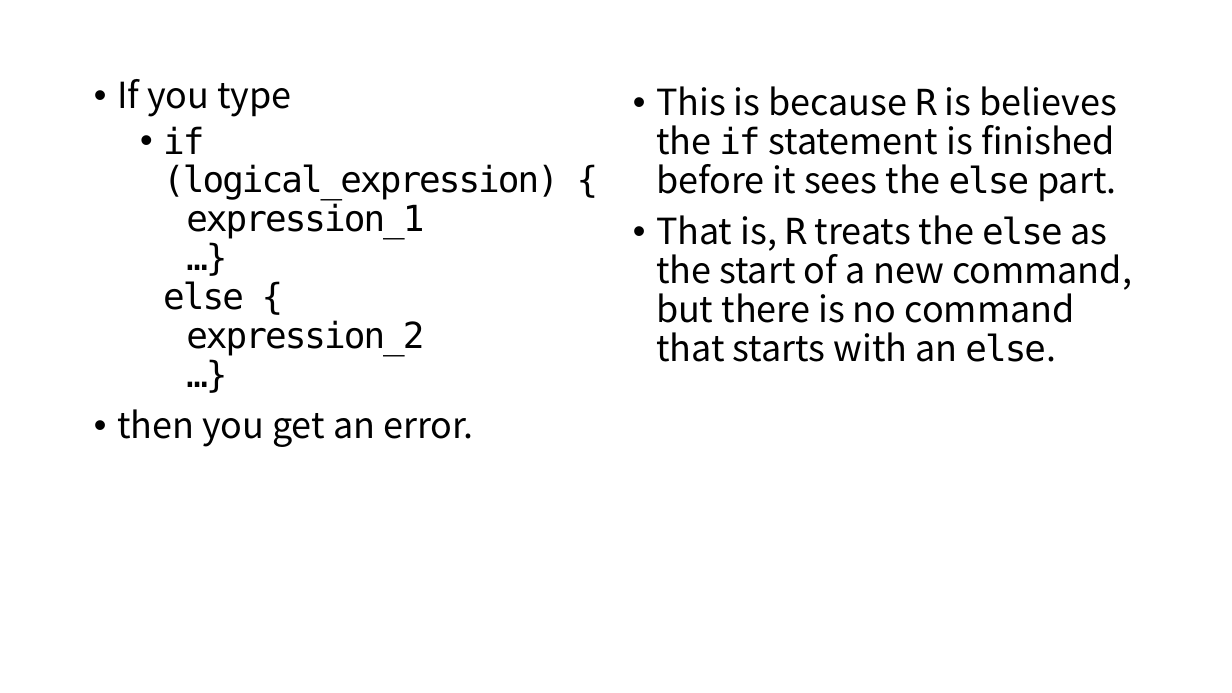
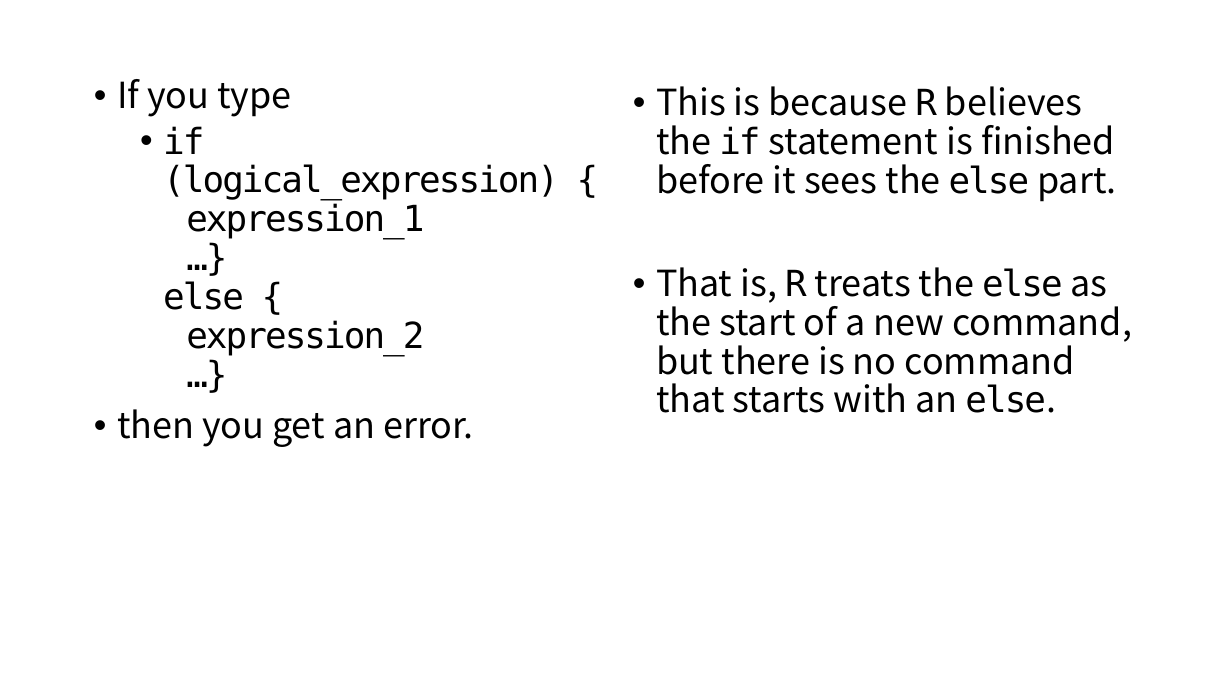
Before and after one commit to ksublee/SSuR, a slide deck: slide 3 of ppt/2.Basic programming.pptx. Drawn at 1232x693 pixels with LibreOffice and Linux fonts; fonts in the diff are those of the drawing. Boxes give left, top, right and bottom in pixels: in the first picture for what was removed or moved away, otherwise in the second. Text is boxed around its words. In the diff, an @@ line names an element or a change of style, - is before the commit and + after.

```diff
--- a/ppt/2.Basic programming.pptx
+++ b/ppt/2.Basic programming.pptx
@@ text at bbox=[656, 86, 1117, 202]: text changed @@
-• This is because R is believes the if statement is finished before it sees the else part.
+• This is because R believes the if statement is finished before it sees the else part.
```
Also in this commit, not shown: 3 other files.
